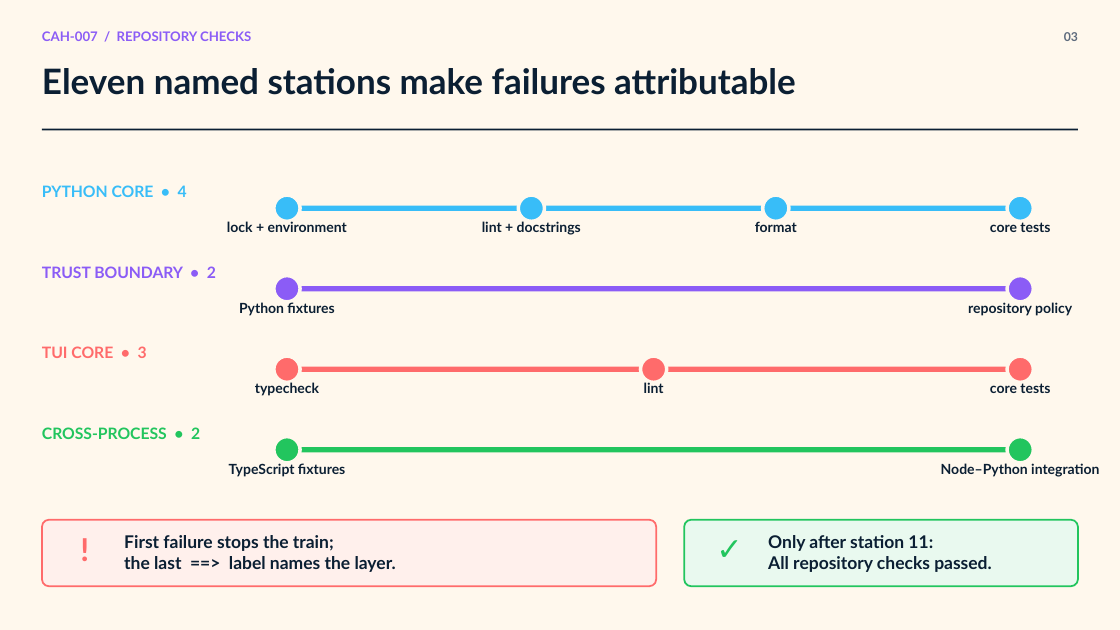
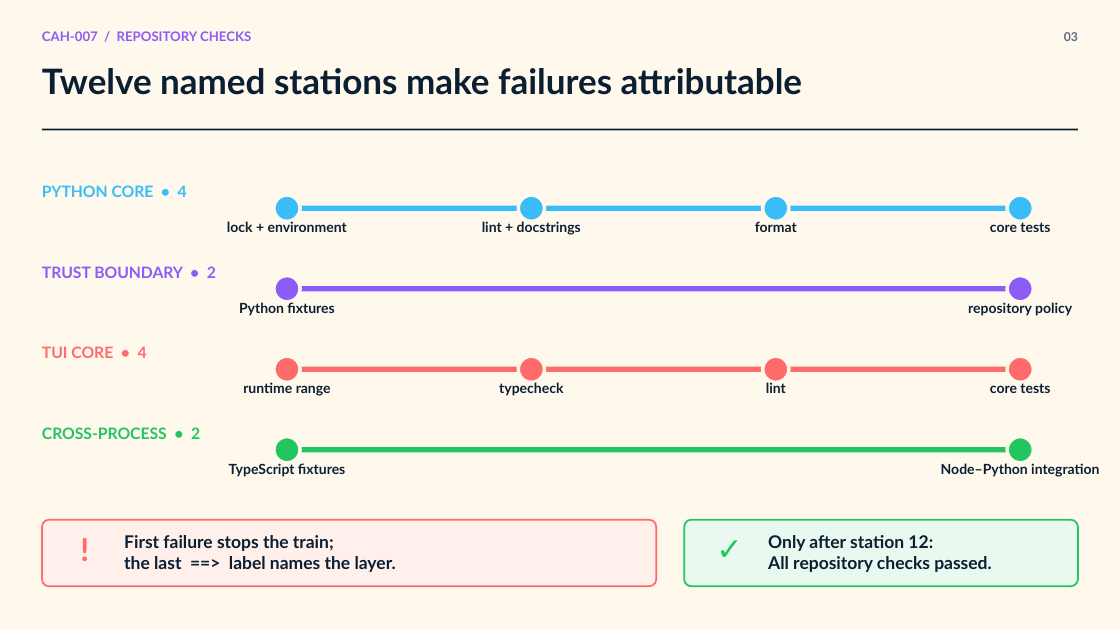
Before and after one commit to jimmie-potts/code-assist-harness, a slide deck: slide 3 of docs/lessons/assets/cah-007-repository-checks.pptx. Drawn at 1120x630 pixels with LibreOffice and Linux fonts; fonts in the diff are those of the drawing. Boxes give left, top, right and bottom in pixels: in the first picture for what was removed or moved away, otherwise in the second. Text is boxed around its words. In the diff, an @@ line names an element or a change of style, - is before the commit and + after.

Commit message:
Address runtime validation review feedback

```diff
--- a/docs/lessons/assets/cah-007-repository-checks.pptx
+++ b/docs/lessons/assets/cah-007-repository-checks.pptx
@@ text at (x1=42, y1=68, x2=803, y2=95): text changed @@
-Eleven named stations make failures attributable
+Twelve named stations make failures attributable
@@ text at (x1=42, y1=346, x2=147, y2=358): text changed @@
-TUI CORE • 3
+TUI CORE • 4
@@ ellipse moved from (x1=640, y1=356, x2=666, y2=382) to (x1=518, y1=356, x2=544, y2=382) @@
@@ ellipse added at (x1=763, y1=356, x2=789, y2=382), fill #FF6B6B, outline #FFF8ED 3 pt @@
@@ text added at (x1=243, y1=382, x2=331, y2=396), 12 pt, text #0B1F33, bold @@
+runtime range
@@ text "typecheck" moved from (x1=255, y1=382, x2=319, y2=396) to (x1=499, y1=382, x2=563, y2=396) @@
@@ text "lint" moved from (x1=644, y1=382, x2=664, y2=393) to (x1=766, y1=382, x2=786, y2=393) @@
@@ text at (x1=768, y1=535, x2=992, y2=572): text changed @@
-Only after station 11:
-All repository checks passed.
+Only after station 12:
+All repository checks passed.
```
Also in this commit, not shown: 1 other slide changed, 9 other files.
